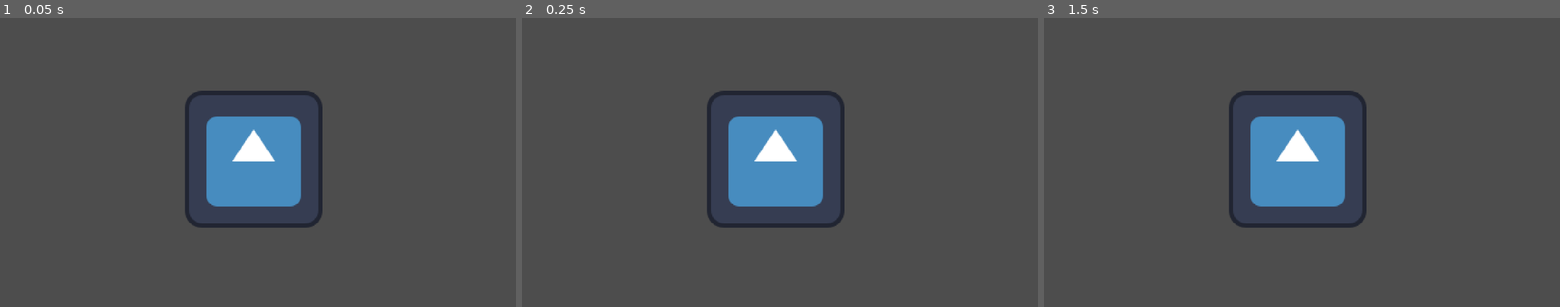
Above: before the commit, frames 1-3 (left to right).
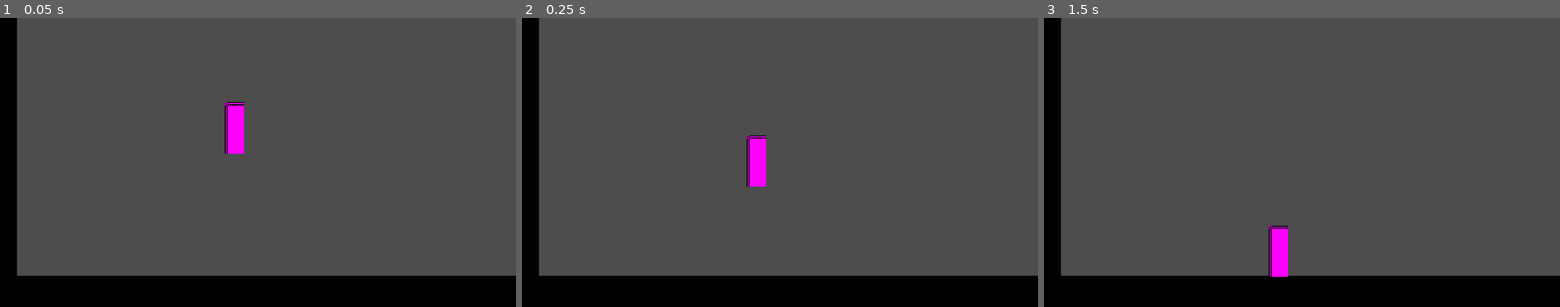
Above: after the commit, the same moments.

Repository: zefeiy/metova
Game: Godot game, scene res://playerground.tscn
Same seed, same stepped clock (60 frames per second), same inputs: the game is played once before the commit and once after it. The engine's default icon, where the game draws it, is replaced by a stand-in: a white triangle on a blue panel in a dark square.
Inputs:
- Up to frame 1 (0.05 s): no input
- Up to frame 2 (0.25 s): no input
- Up to frame 3 (1.5 s): hold D (right) 0.53-1.28 s; tap Enter at 1.25 s; hold S (down) from 1.28 s (still down)

The runs differ from the first frame. In frame 1, 21% of the frame differs, in the area x 0-100%, y 0-100%; in frame 2, 21%; in frame 3, 22%.

Commit message:
add State Machine framework

Diff:
--- /dev/null
+++ b/player/player.tscn
@@ -0,0 +1,30 @@
+[gd_scene load_steps=6 format=3 uid="uid://bro6xark72sol"]
+
+[ext_resource type="Script" uid="uid://tluppmlhmie1" path="res://player/scripts/player.gd" id="1_oul6g"]
+[ext_resource type="Script" uid="uid://dw24rl5t8mftl" path="res://player/states/idle.gd" id="2_g1dw6"]
+[ext_resource type="Script" uid="uid://bo4s5gucsgmwc" path="res://player/states/run.gd" id="3_yw30f"]
+
+[sub_resource type="PlaceholderTexture2D" id="PlaceholderTexture2D_kqu6x"]
+size = Vector2(18, 48)
+
+[sub_resource type="RectangleShape2D" id="RectangleShape2D_oul6g"]
+size = Vector2(16, 46)
+
+[node name="Player" type="CharacterBody2D"]
+script = ExtResource("1_oul6g")
+
+[node name="States" type="Node" parent="."]
+
+[node name="Idle" type="Node" parent="States"]
+script = ExtResource("2_g1dw6")
+
+[node name="Run" type="Node" parent="States"]
+script = ExtResource("3_yw30f")
+
+[node name="Sprite2D" type="Sprite2D" parent="."]
+position = Vector2(0, -24)
+texture = SubResource("PlaceholderTexture2D_kqu6x")
+
+[node name="CollisionShape2D" type="CollisionShape2D" parent="."]
+position = Vector2(0, -24)
+shape = SubResource("RectangleShape2D_oul6g")
--- /dev/null
+++ b/player/scripts/player.gd
@@ -0,0 +1,75 @@
+class_name Player extends CharacterBody2D
+
+#region /// State Machine Variables
+var states : Array[PlayerState]
+var current_state : PlayerState :
+	get : return states.front()
+var previous_state : PlayerState :
+	get : return states[1]
+#endregion
+
+#region /// standard Variables
+var direction : Vector2 = Vector2.ZERO
+var gravity : float = 980
+#endregion
+
+
+func _ready() -> void:
+	# initil
+	initialize_states()
+	pass
+
+func _unhandled_input(event: InputEvent) -> void:
+	change_state( current_state.handle_input(event))
+	pass
+
+func _process(delta: float) -> void:
+	update_direction()
+	change_state( current_state.process( delta ))
+	pass
+
+
+func _physics_process(delta: float) -> void:
+	velocity.y += gravity * delta
+	move_and_slide()
+	change_state( current_state.physics_process( delta ))
+	pass
+
+
+func initialize_states() -> void:
+	states = []
+	for c in $States.get_children():
+		if c is PlayerState:
+			states.append( c )
+			c.player = self
+	print(states)
+
+	if states.size() == 0:
+		return
+
+	#initialize all state
+	for state in states:
+		state.init()
+
+	# set our first state
+	change_state(current_state)
+
+	pass
+
+
+func change_state( new_state : PlayerState ) -> void:
+	if(new_state == null || new_state == current_state):
+		return
+
+	if current_state:
+		current_state.exit()
+	states.push_front(new_state)
+	states.resize(3)
+	current_state.entry()
+
+	pass
+
+func update_direction() -> void:
+	var pre_direction : Vector2 = direction
+	direction = Input.get_vector("left", "right", "up", "down")
+	pass
--- /dev/null
+++ b/player/states/00_player_state.gd
@@ -0,0 +1,32 @@
+@icon("res://player/states/state.svg")
+
+class_name PlayerState extends Node
+
+
+var player : Player
+var next_state : PlayerState
+
+
+#region /// state reference
+
+#endregion
+
+func init() -> void:
+	pass
+
+
+func entry() -> void:
+	pass
+
+func exit()-> void:
+	pass
+
+func handle_input( _event : InputEvent )-> PlayerState:
+	return next_state
+
+
+func process(delta: float) -> PlayerState:
+	return next_state
+
+func physics_process(delta: float) -> PlayerState:
+	return next_state
--- /dev/null
+++ b/player/states/idle.gd
@@ -0,0 +1,22 @@
+class_name PlayerStateIdle extends PlayerState
+
+func init() -> void:
+	print("init ->> ", name)
+	pass
+
+
+func entry() -> void:
+	pass
+
+func exit()-> void:
+	pass
+
+func handle_input( _event : InputEvent )-> PlayerState:
+	return next_state
+
+
+func process(delta: float) -> PlayerState:
+	return next_state
+
+func physics_process(delta: float) -> PlayerState:
+	return next_state
--- /dev/null
+++ b/player/states/run.gd
@@ -0,0 +1,23 @@
+class_name PlayerStateRun extends PlayerState
+
+
+func init() -> void:
+	print("init ->> ", name)
+	pass
+
+
+func entry() -> void:
+	pass
+
+func exit()-> void:
+	pass
+
+func handle_input( _event : InputEvent )-> PlayerState:
+	return next_state
+
+
+func process(delta: float) -> PlayerState:
+	return next_state
+
+func physics_process(delta: float) -> PlayerState:
+	return next_state
--- /dev/null
+++ b/player/states/state.svg
@@ -0,0 +1,15 @@
+<svg width="16" height="16" viewBox="0 0 16 16" fill="none" xmlns="http://www.w3.org/2000/svg">
+<g clip-path="url(#clip0_3311_68)">
+<circle cx="8" cy="8" r="8" fill="#505050"/>
+<circle cx="8" cy="8" r="5" fill="#FF4A4A"/>
+<path d="M6 1V6H1L6 1Z" fill="#E5E5E5"/>
+<path d="M16 11V16H11L16 11Z" fill="#FF4A4A"/>
+<path d="M5 4L1 0H0V1L4 5L5 4Z" fill="#E5E5E5"/>
+<path d="M11 10L10 11L14 15L15 14L11 10Z" fill="#FF4A4A"/>
+</g>
+<defs>
+<clipPath id="clip0_3311_68">
+<rect width="16" height="16" fill="white"/>
+</clipPath>
+</defs>
+</svg>
--- a/playerground.tscn
+++ b/playerground.tscn
@@ -1,13 +1,40 @@
-[gd_scene load_steps=2 format=3 uid="uid://dlfryfwlh1e28"]
+[gd_scene load_steps=5 format=3 uid="uid://dlfryfwlh1e28"]
 
-[ext_resource type="Texture2D" uid="uid://c3wlwjvuo0gnw" path="res://icon.svg" id="1_3m7wi"]
+[ext_resource type="PackedScene" uid="uid://bro6xark72sol" path="res://player/player.tscn" id="1_3m7wi"]
 
-[node name="Node2D" type="Node2D"]
+[sub_resource type="Gradient" id="Gradient_iwmwt"]
+offsets = PackedFloat32Array(0.43333334)
+colors = PackedColorArray(0.00035375668, 1.784927e-08, 0.0002675308, 1)
 
-[node name="Icon" type="Sprite2D" parent="."]
-position = Vector2(-362, 667)
-texture = ExtResource("1_3m7wi")
+[sub_resource type="GradientTexture2D" id="GradientTexture2D_3m7wi"]
+gradient = SubResource("Gradient_iwmwt")
+width = 32
+height = 32
 
-[node name="Icon2" type="Sprite2D" parent="."]
-position = Vector2(236, 132)
-texture = ExtResource("1_3m7wi")
+[sub_resource type="RectangleShape2D" id="RectangleShape2D_q3fau"]
+size = Vector2(32, 32)
+
+[node name="playground" type="Node2D"]
+
+[node name="Sprite2D" type="Sprite2D" parent="."]
+position = Vector2(240.5, 257)
+scale = Vector2(15.21875, 1)
+texture = SubResource("GradientTexture2D_3m7wi")
+
+[node name="StaticBody2D" type="StaticBody2D" parent="Sprite2D"]
+
+[node name="CollisionShape2D" type="CollisionShape2D" parent="Sprite2D/StaticBody2D"]
+shape = SubResource("RectangleShape2D_q3fau")
+
+[node name="Sprite2D2" type="Sprite2D" parent="."]
+position = Vector2(2.9999962, 136.50002)
+scale = Vector2(0.7968741, 8.531249)
+texture = SubResource("GradientTexture2D_3m7wi")
+
+[node name="StaticBody2D" type="StaticBody2D" parent="Sprite2D2"]
+
+[node name="CollisionShape2D" type="CollisionShape2D" parent="Sprite2D2/StaticBody2D"]
+shape = SubResource("RectangleShape2D_q3fau")
+
+[node name="Player" parent="." instance=ExtResource("1_3m7wi")]
+position = Vector2(218, 125)
Not shown, added: player/scripts/player.gd.uid
Not shown, added: player/states/00_player_state.gd.uid
Not shown, added: player/states/idle.gd.uid
Not shown, added: player/states/run.gd.uid
Not shown, added: player/states/state.svg.import
